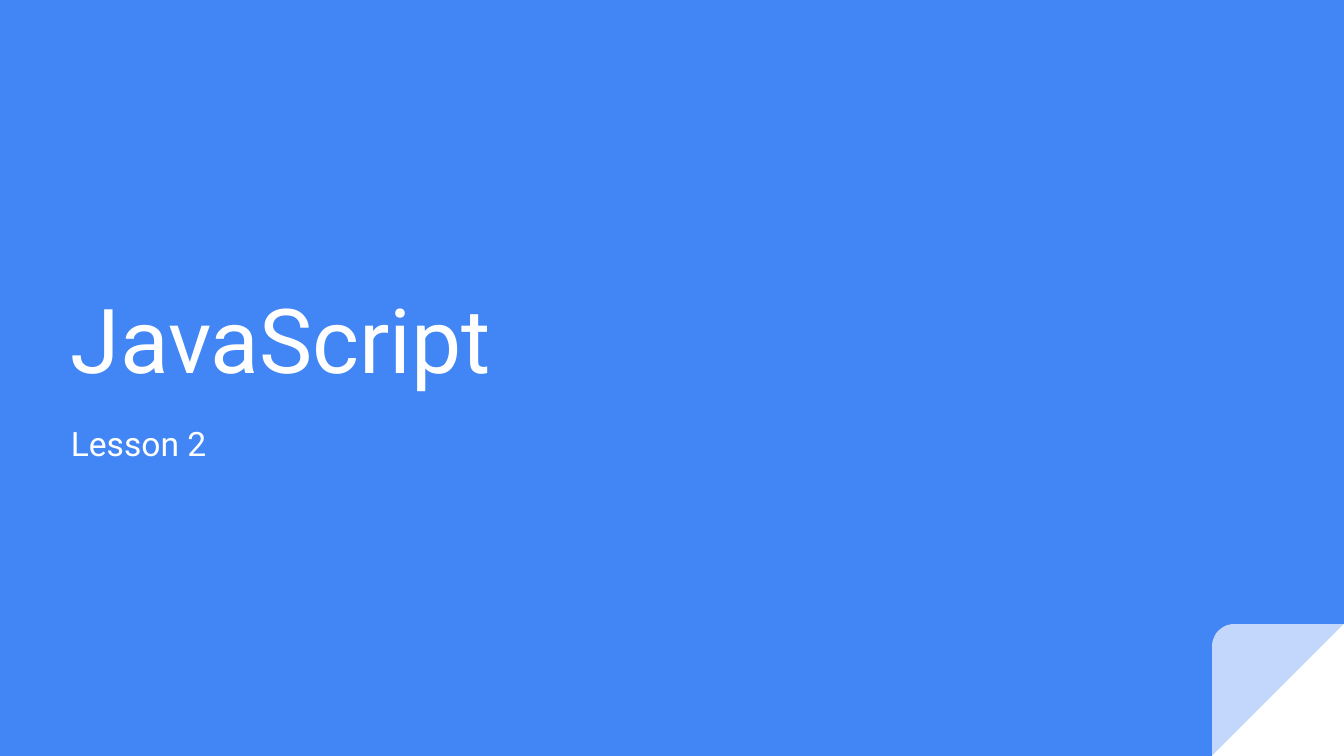
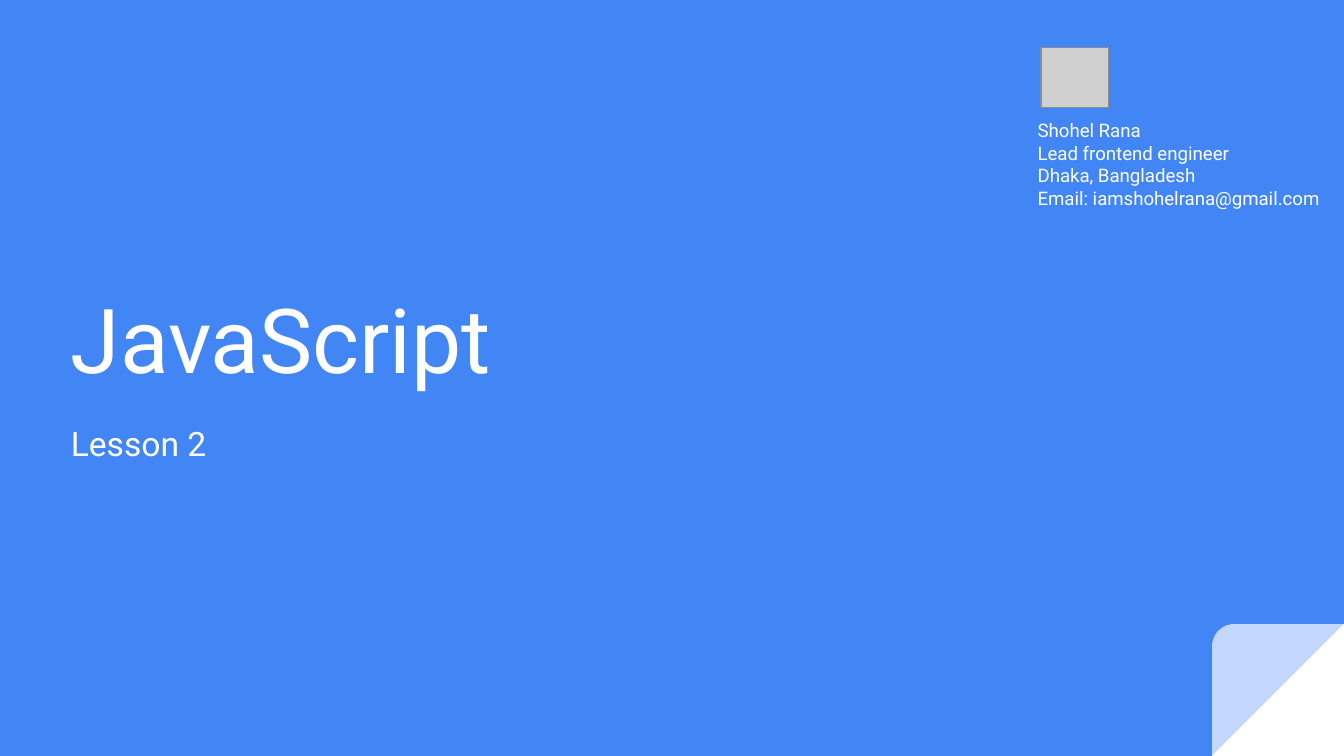
Before and after one commit to mdshohelrana/the-road-to-javascript, a slide deck: slide 1 of Class Content/Day 2/JavaScript Lesson 2.pptx. Drawn at 1344x756 pixels with LibreOffice and Linux fonts; fonts in the diff are those of the drawing; grey boxes stand for pictures. Boxes give left, top, right and bottom in pixels: in the first picture for what was removed or moved away, otherwise in the second. Text is boxed around its words. In the diff, an @@ line names an element or a change of style, - is before the commit and + after.

```diff
--- a/Class Content/Day 2/JavaScript Lesson 2.pptx
+++ b/Class Content/Day 2/JavaScript Lesson 2.pptx
@@ picture added at bbox=[1040, 47, 1107, 108] @@
@@ text added at bbox=[1038, 123, 1320, 209], 10 pt, text #FFFFFF @@
+Shohel Rana
+Lead frontend engineer
+Dhaka, Bangladesh
+Email: iamshohelrana@gmail.com
```
Also in this commit, not shown: 1 other slide changed, 2 other files.
